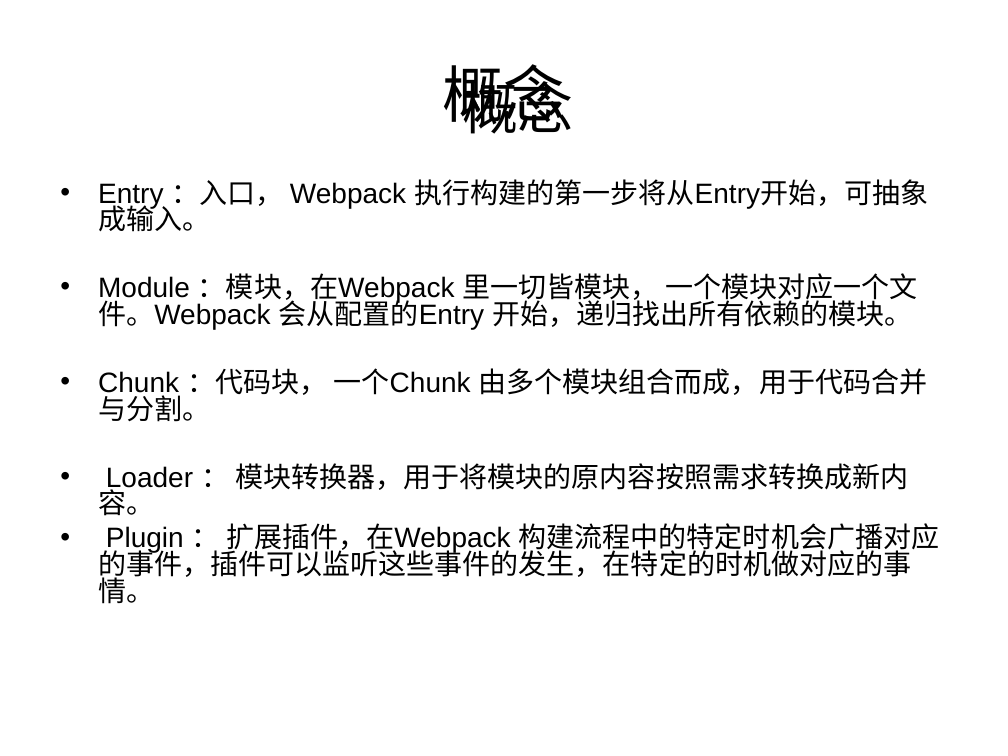
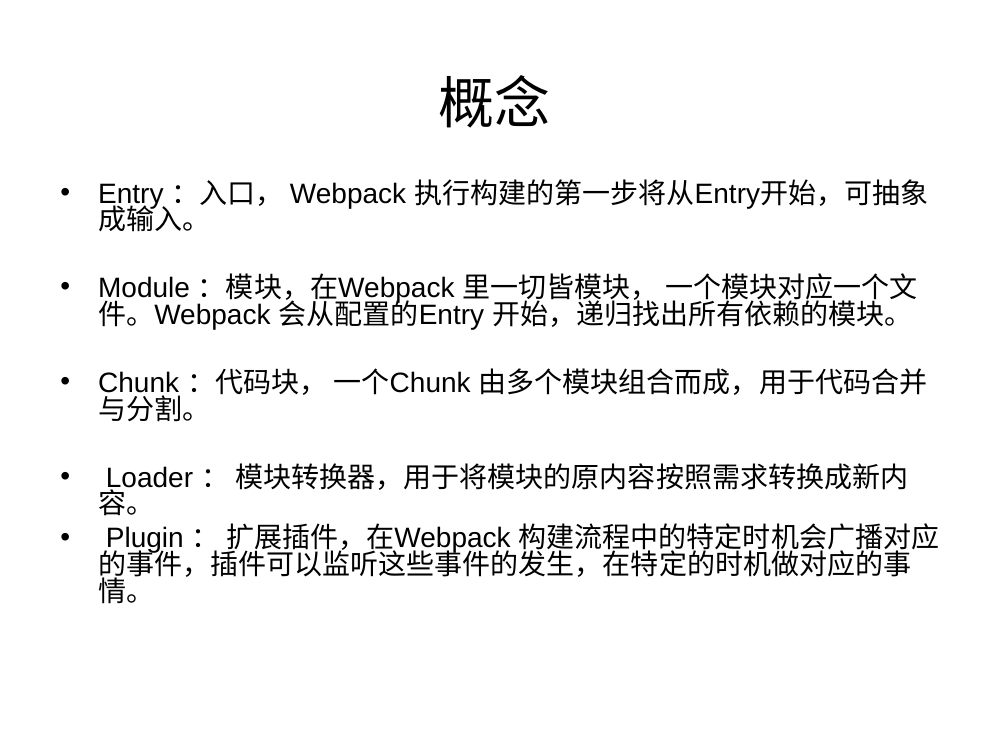
Before and after one commit to wangjiaoj/document, a slide deck: slide 5 of webpack/webpack教程.ppt. Drawn at 1008x756 pixels with LibreOffice and Linux fonts; fonts in the diff are those of the drawing. Boxes give left, top, right and bottom in pixels: in the first picture for what was removed or moved away, otherwise in the second. Text is boxed around its words. In the diff, an @@ line names an element or a change of style, - is before the commit and + after.

```diff
--- a/webpack/webpack教程.ppt
+++ b/webpack/webpack教程.ppt
@@ text "概念" rewrapped from box(462, 73, 574, 134) to box(438, 75, 550, 128) @@
@@ title removed at box(442, 64, 565, 133) @@
-概念
```
Also in this commit, not shown: 20 other slides changed, 1 slide added, 1 slide removed, 9 other files.
